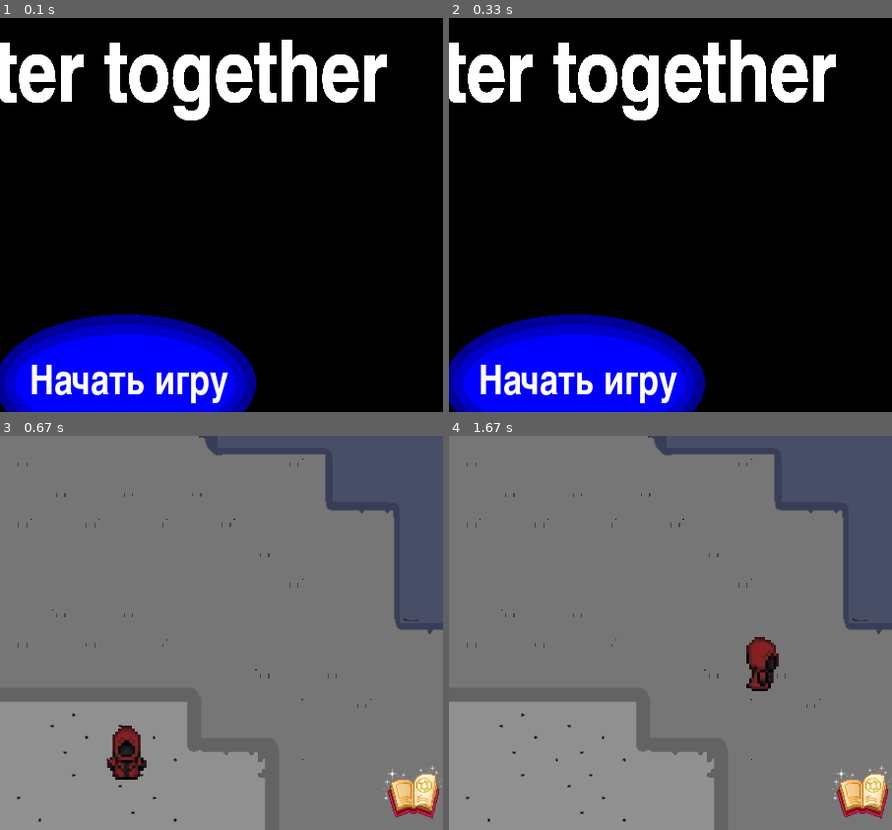
Above: before the commit, frames 1-4 (two rows, left to right).
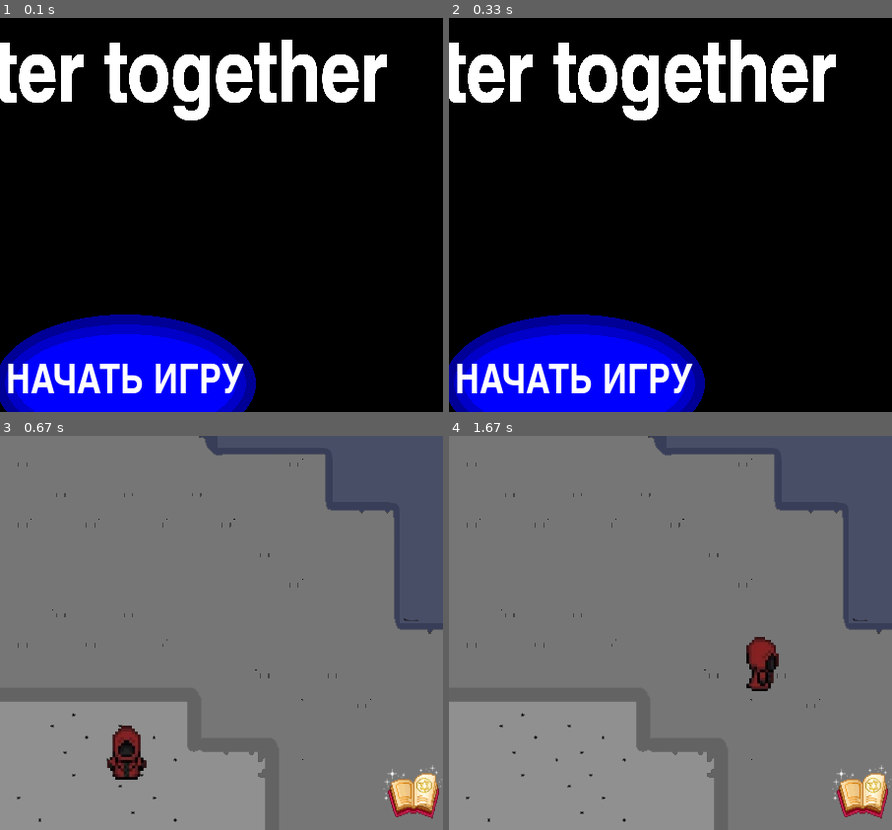
Above: after the commit, the same moments.

Repository: Anechka456/PyGame_project
Game: pygame game, started from start_window.py
Same seed, same stepped clock (60 frames per second), same inputs: the game is played once before the commit and once after it.
Inputs (mouse positions are % of the whole screen's width and height, from its top left):
- Up to frame 1 (0.1 s): no input
- Up to frame 2 (0.33 s): no input
- Up to frame 3 (0.67 s): click (50, 56) at 0.38 s, where only the run after the commit has a clickable "НАЧАТЬ ИГРУ"
- Up to frame 4 (1.67 s): hold Right 0.67-1.13 s; hold Up 1.17-1.47 s; hold Right from 1.5 s (still down)
The pictures show only the part of the screen within x 36-86%, y 10-60%; the shares and areas given below are measured in that part.

The runs differ from the first frame. In frame 1, 2.5% of the frame differs, in the area x 1-56%, y 87-98%; in frame 2, 2.5%; in frame 3, nothing differs; in frame 4, nothing differs.

Commit message:
доработка start

Diff:
--- a/start_window.py
+++ b/start_window.py
@@ -16,7 +16,7 @@
         self.font = pygame.font.SysFont('impact', 80)
         self.button_font = pygame.font.SysFont('impact', 39)
 
-        self.start_button = pygame.Rect(width / 2 - width / 2 / 4, height / 2, width / 4, 100)
+        self.start_button = pygame.Rect(width / 2 - width / 2 / 4, height / 2, width / 4, height / 8)
         self.title_game = "Better together"
 
     def draw(self):
@@ -25,8 +25,10 @@
         pygame.draw.ellipse(self.screen, (0, 0, 150), self.start_button.inflate(40, 40))
         pygame.draw.ellipse(self.screen, (0, 0, 200), self.start_button.inflate(20, 20))
         pygame.draw.ellipse(self.screen, (0, 0, 255), self.start_button.inflate(0, 0))
-        button_text = self.button_font.render("Начать игру", True, (255, 255, 255))
-        self.screen.blit(button_text, (self.start_button.x + 15, self.start_button.y + 30))
+        button_text = self.button_font.render("НАЧАТЬ ИГРУ", True, (255, 255, 255))
+        w, h = button_text.get_width(), button_text.get_height()
+        self.screen.blit(button_text,
+                         (self.start_button.x + width / 8 - w / 2, self.start_button.y + height / 16 - h / 2))
 
         # Отображаем текст
         title_game = self.font.render(self.title_game, True, (255, 255, 255))
